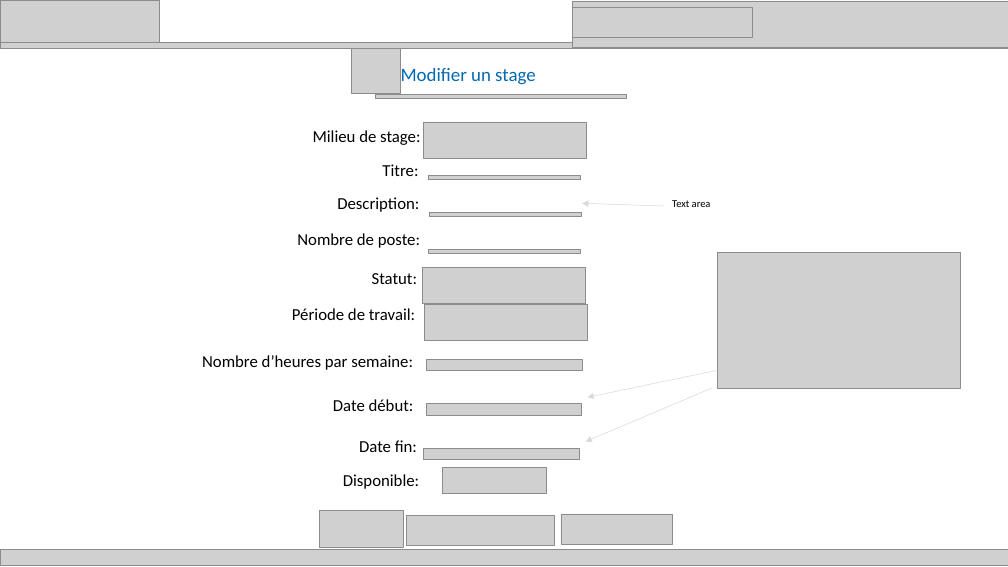
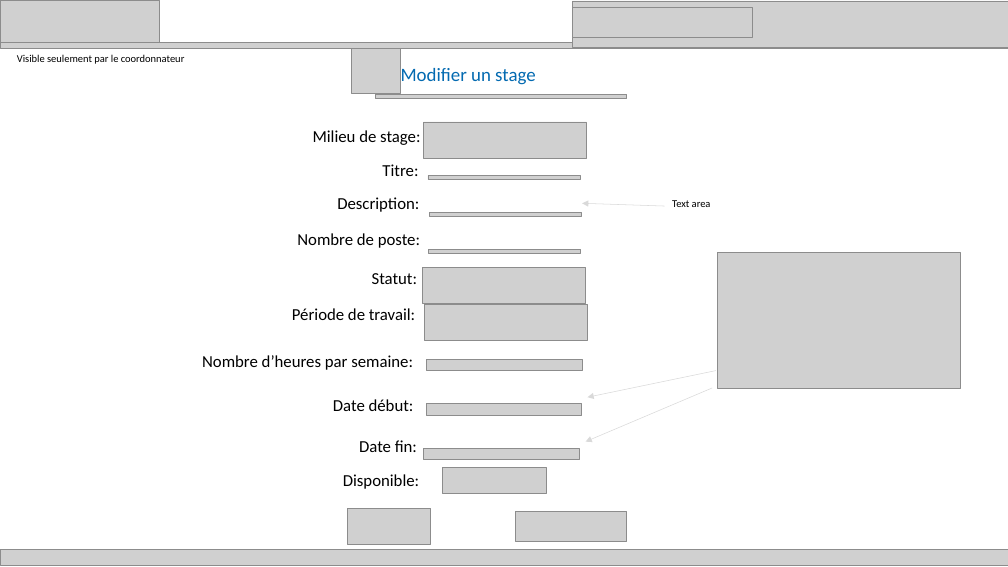
Before and after one commit to zacouse/InterfaceStages, a slide deck: slide 6 of Documentation/SchémaModificationMilieudeStage.pptx (slide 5 before the commit). Drawn at 1008x567 pixels with LibreOffice and Linux fonts; fonts in the diff are those of the drawing; grey boxes stand for pictures. Boxes give left, top, right and bottom in pixels: in the first picture for what was removed or moved away, otherwise in the second. Text is boxed around its words. In the diff, an @@ line names an element or a change of style, - is before the commit and + after.

```diff
--- a/Documentation/SchémaModificationMilieudeStage.pptx
+++ b/Documentation/SchémaModificationMilieudeStage.pptx
@@ text added at (x1=17, y1=54, x2=185, y2=64), 10 pt, text #000000 @@
+Visible seulement par le coordonnateur
@@ picture moved from (x1=320, y1=511, x2=403, y2=547) to (x1=348, y1=508, x2=431, y2=544) @@
@@ picture removed at (x1=406, y1=516, x2=554, y2=546) @@
@@ picture moved from (x1=561, y1=514, x2=672, y2=545) to (x1=516, y1=511, x2=627, y2=542) @@
```
Also in this commit, not shown: 5 other slides changed, 2 slides added, 1 other file.
